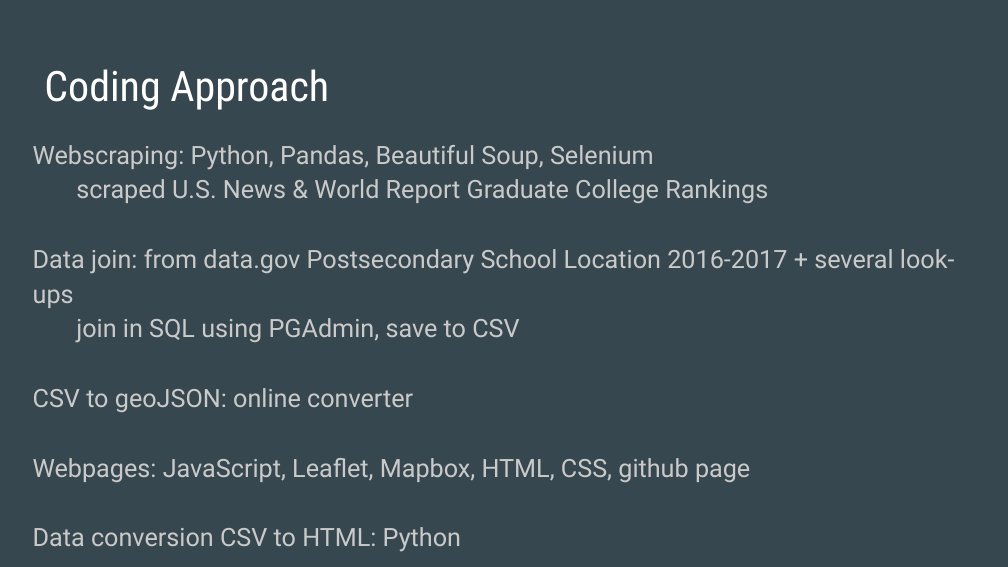
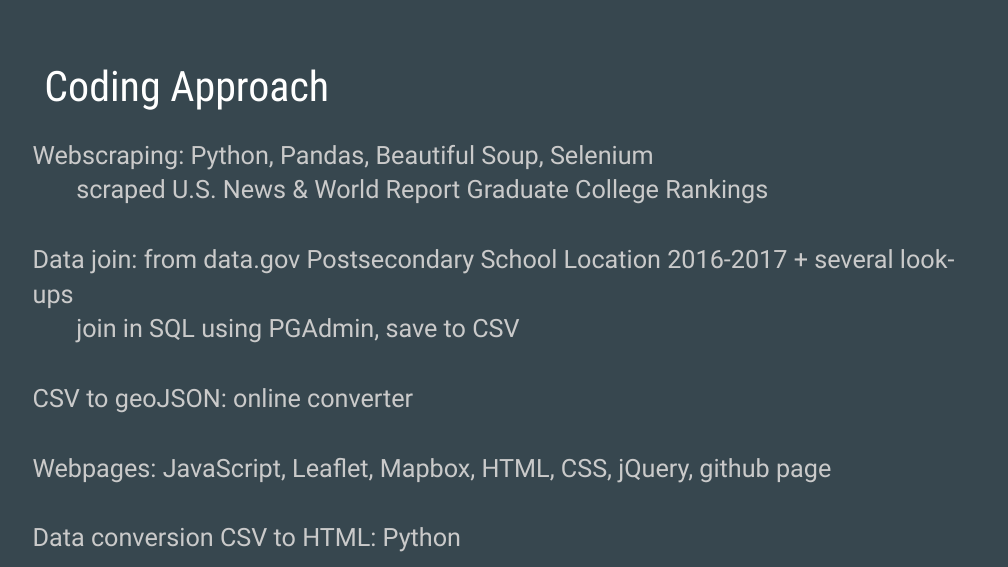
Before and after one commit to dianess/Brute-Force-Grad-College-Rankings-Map, a slide deck: slide 3 of GraduateRankings.pptx. Drawn at 1008x567 pixels with LibreOffice and Linux fonts; fonts in the diff are those of the drawing. Boxes give left, top, right and bottom in pixels: in the first picture for what was removed or moved away, otherwise in the second. Text is boxed around its words. In the diff, an @@ line names an element or a change of style, - is before the commit and + after.

```diff
--- a/GraduateRankings.pptx
+++ b/GraduateRankings.pptx
@@ text at [33, 458, 831, 483]: text changed @@
-Webpages: JavaScript, Leaflet, Mapbox, HTML, CSS, github page
+Webpages: JavaScript, Leaflet, Mapbox, HTML, CSS, jQuery, github page
```
Also in this commit, not shown: 1 slide added, 1 slide removed.
